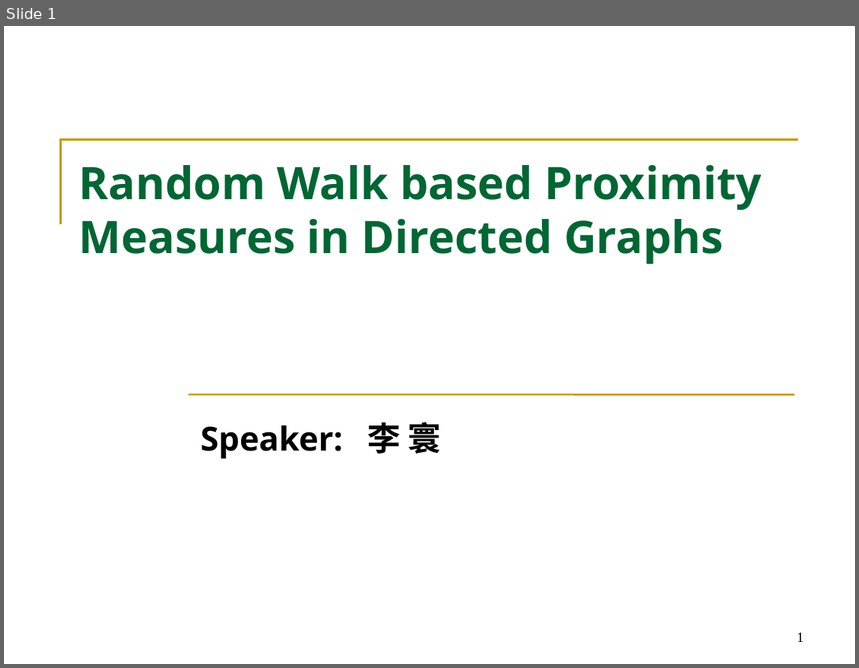
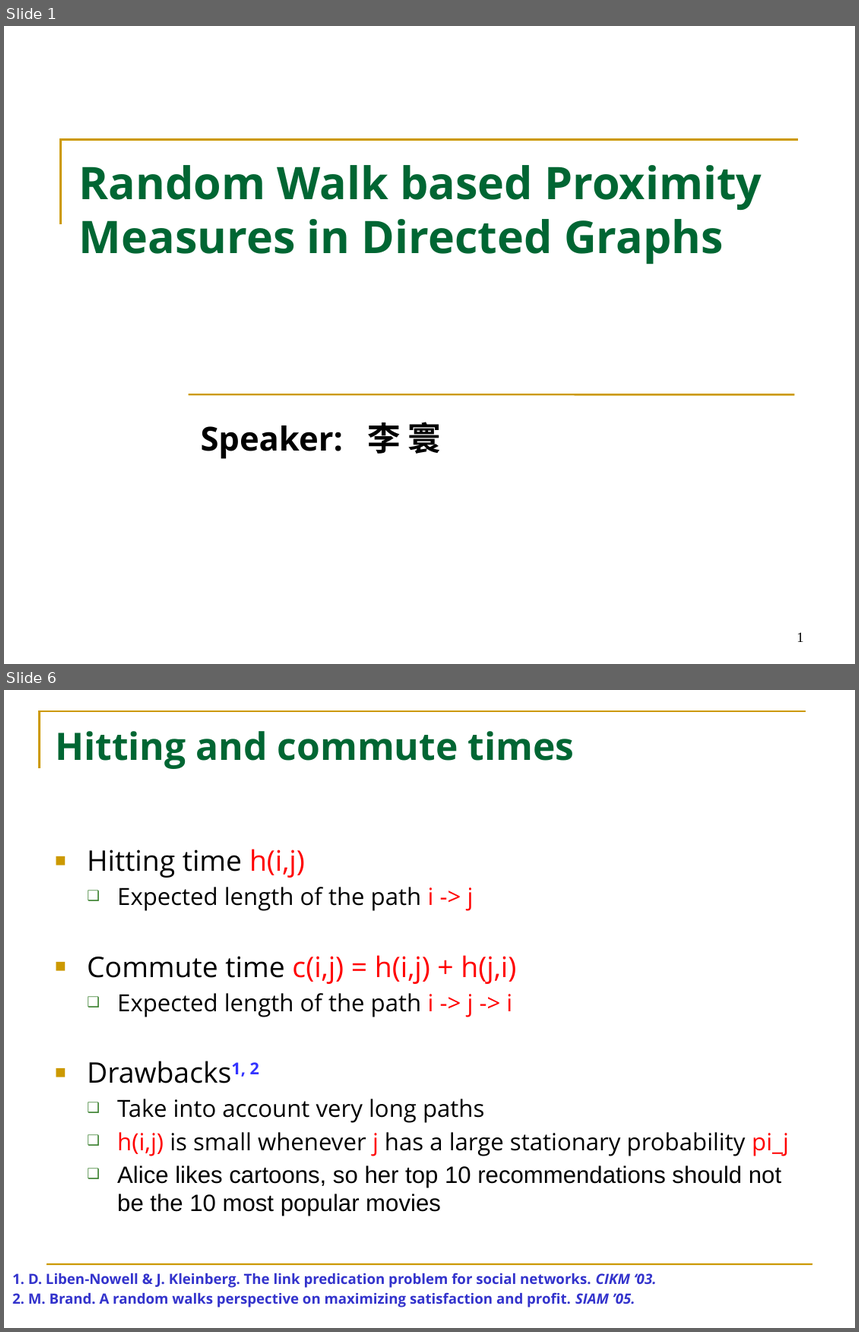
Before and after one commit to HuanSGT/rw-dir-prox, a slide deck: Random Walk based Proximity Measures in Directed Graphs.pptx. Shown one above the other, each under a label of ours: slide 1 before the commit, slides 1 and 6 after it; the slides between them are not shown. The pictures are 859x668 and 859x1332 pixels, drawn with LibreOffice and Linux fonts; fonts in the diff are those of the drawing. Boxes give left, top, right and bottom in pixels: in the first picture for what was removed or moved away, otherwise in the second. Text is boxed around its words. In the diff, an @@ line names an element or a change of style, - is before the commit and + after.

```diff
--- a/Random Walk based Proximity Measures in Directed Graphs.pptx
+++ b/Random Walk based Proximity Measures in Directed Graphs.pptx
@@ slide 6 added at (4, 690, 855, 1328), background #FFFFFF @@
@@ freeform shape added at (40, 711, 806, 768), outline #CC9900 1.5 pt @@
@@ title added at (55, 731, 575, 769), 32 pt, text #006633, bold @@
+Hitting and commute times
@@ text added at (87, 849, 789, 1217), 20 pt, text #000000 @@
+■ Hitting time h(i,j)
+  ❑ Expected length of the path i -> j
+■ Commute time c(i,j) = h(i,j) + h(j,i)
+  ❑ Expected length of the path i -> j -> i
+■ Drawbacks1, 2
+  ❑ Take into account very long paths
+  ❑ h(i,j) is small whenever j has a large stationary probability pi_j
+  ❑ Alice likes cartoons, so her top 10 recommendations should not be the 10 most popular movies
@@ text added at (12, 1273, 657, 1308), 12 pt, text #3333CC, bold @@
+1. D. Liben-Nowell & J. Kleinberg. The link predication problem for social networks. CIKM ‘03.
+2. M. Brand. A random walks perspective on maximizing satisfaction and profit. SIAM ’05.
@@ line added from (47, 1265) to (813, 1265), #CC9900 1.5 pt @@
```
Also in this commit, not shown: 5 slides changed, 16 other slides added, 1 slide removed, 5 other files.
